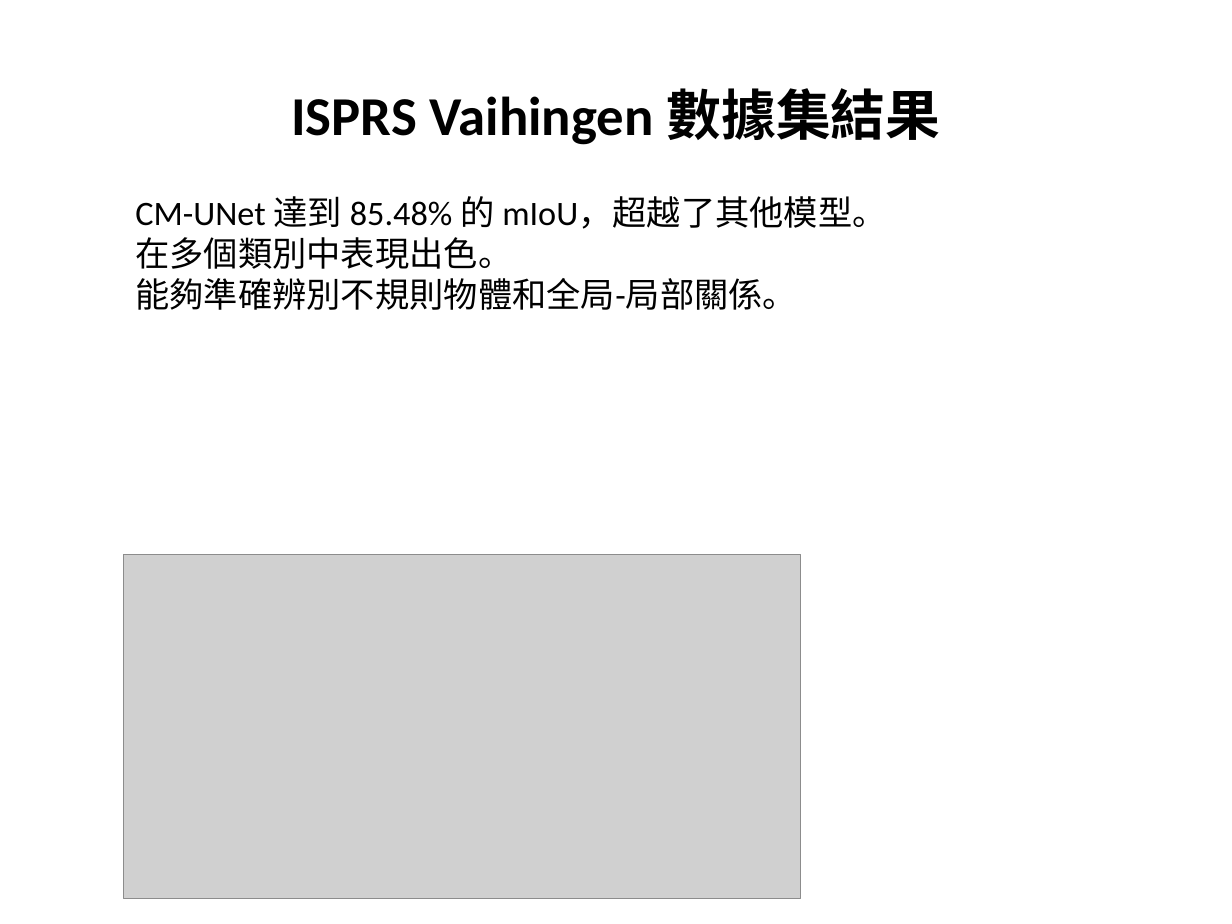
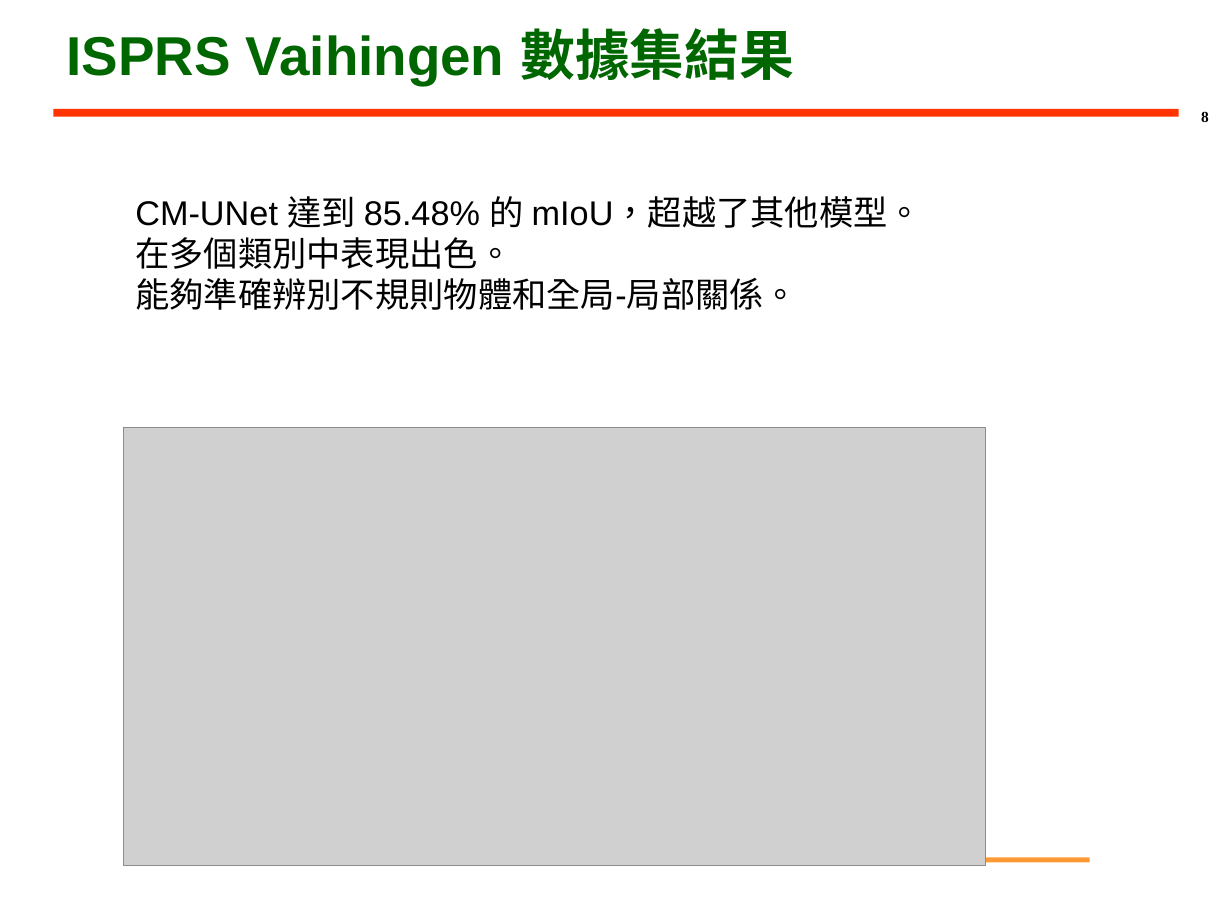
Before and after one commit to PonNowJin/PDFtoPPT, a slide deck: slide 8 of output_pptx/test.pptx. Drawn at 1232x924 pixels with LibreOffice and Linux fonts; fonts in the diff are those of the drawing; grey boxes stand for pictures; background and template pictures are left out. Boxes give left, top, right and bottom in pixels: in the first picture for what was removed or moved away, otherwise in the second. Text is boxed around its words. In the diff, an @@ line names an element or a change of style, - is before the commit and + after.

```diff
--- a/output_pptx/test.pptx
+++ b/output_pptx/test.pptx
@@ title "ISPRS Vaihingen 數據集結果": place and size @@
-title "ISPRS Vaihingen 數據集結果" at (291, 88, 941, 145)
+title "ISPRS Vaihingen 數據集結果" at (66, 28, 794, 85)
@@ title "ISPRS Vaihingen 數據集結果" at (66, 28, 794, 85): font Calibri to Arial, text colour #000000 to #006600; alignment centre to left @@
@@ line added from (53, 112) to (1179, 112), #FF3300 4.5 pt @@
@@ page number added at (1201, 112, 1209, 122), 9 pt, text #000000, bold @@
+8
@@ text "CM-UNet 達到 85.48% 的 mIoU，超越了其他模型。" at (135, 196, 922, 310): font Calibri to Arial @@
@@ picture: place and size @@
-picture at (123, 554, 801, 898)
+picture at (123, 428, 986, 865)
@@ line added from (140, 860) to (1090, 860), #FF9933 3 pt @@
```
Also in this commit, not shown: 8 other slides changed, 3 other files.
